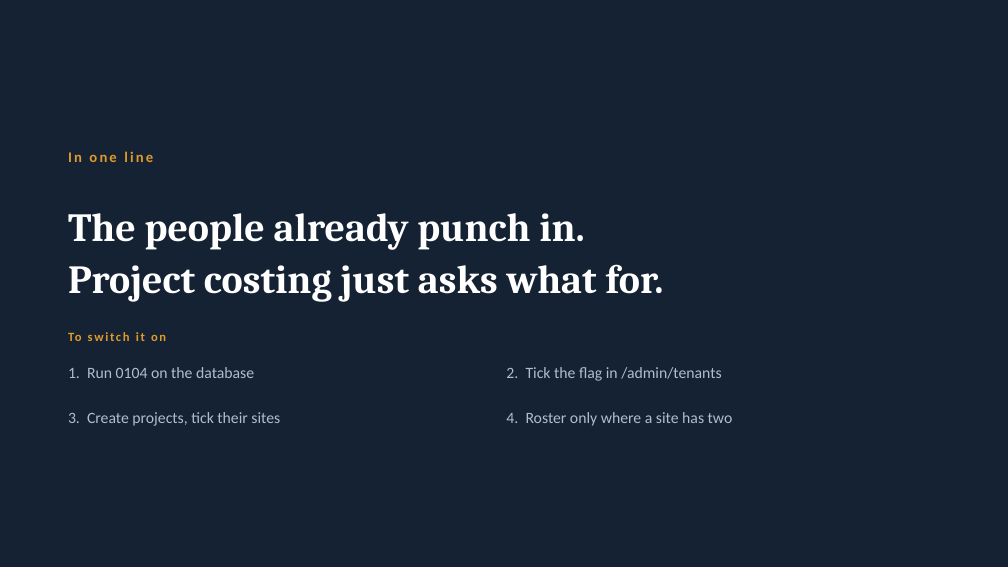
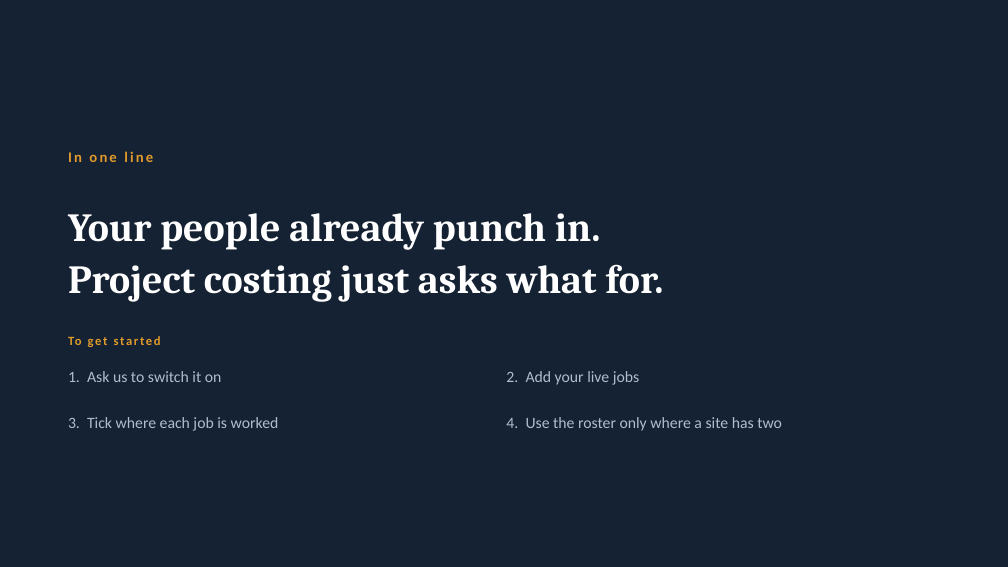
Before and after one commit to iammuniraa-wq/bpmsquare-app, a slide deck: slide 13 of docs/BPMSquare_WFM_Project_Costing.pptx (slide 15 before the commit). Drawn at 1008x567 pixels with LibreOffice and Linux fonts; fonts in the diff are those of the drawing. Boxes give left, top, right and bottom in pixels: in the first picture for what was removed or moved away, otherwise in the second. Text is boxed around its words. In the diff, an @@ line names an element or a change of style, - is before the commit and + after.

```diff
--- a/docs/BPMSquare_WFM_Project_Costing.pptx
+++ b/docs/BPMSquare_WFM_Project_Costing.pptx
@@ text at (68, 213, 601, 250): text changed @@
-The people already punch in.
+Your people already punch in.
@@ text at (68, 337, 82, 345): text changed @@
-To switch it on
+To get started
@@ text at (68, 371, 222, 382): text changed @@
-1. Run 0104 on the database
+1. Ask us to switch it on
@@ text at (506, 371, 639, 385): text changed @@
-2. Tick the flag in /admin/tenants
+2. Add your live jobs
@@ text at (68, 417, 279, 431): text changed @@
-3. Create projects, tick their sites
+3. Tick where each job is worked
@@ text at (506, 417, 782, 431): text changed @@
-4. Roster only where a site has two
+4. Use the roster only where a site has two
```
Also in this commit, not shown: 4 other slides changed, 8 slides added, 10 slides removed.
